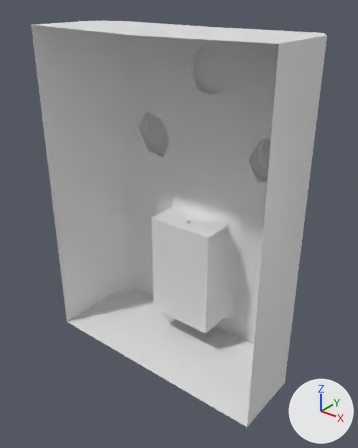
The FBX model AutoSpuiten/Assets/Cumming On Car Game/Luuk's folder/Art/paint dispenser.fbx: old version first, new version second.
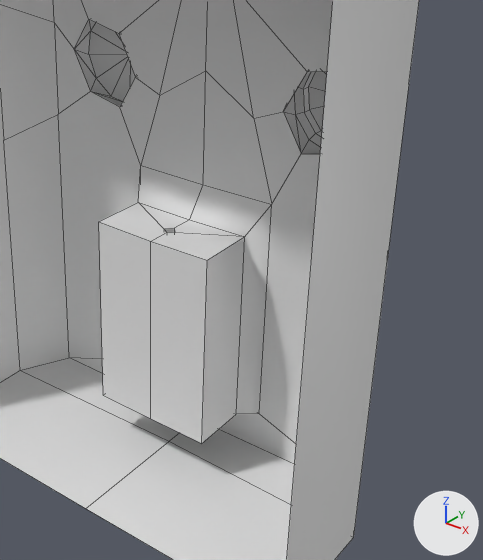
Each version appears first whole from a 50 mm lens placed at (-25.22, -19.167, 2.328), pointed at (-26.27, -17.854, 1.514), and next in a close-up on the part from 28% to 98% of the width and 23% to 88% of the height. Lighting does not change. The marker at lower right points along +X, +Y and +Z. The close-ups show mesh edges as thin lines. Where no turn or scale is listed for an object, it has been applied to the vertices.

Before the edit, the objects in view are built like this:
```python
me_cube_011 = bpy.data.meshes.new('Cube.011')
me_cube_011.from_pydata(...)  # 143 vertices, 184 faces; spans x -0.47..0.47, y -0.32..0.176, z -0.684..0.554
ob_painting_room_001 = bpy.data.objects.new('painting room.001', me_cube_011)
ob_painting_room_001.location = (-26.274, -17.744, 1.647)
```
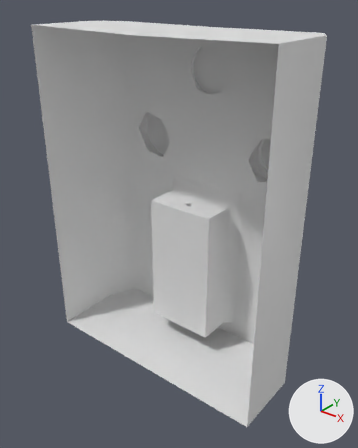
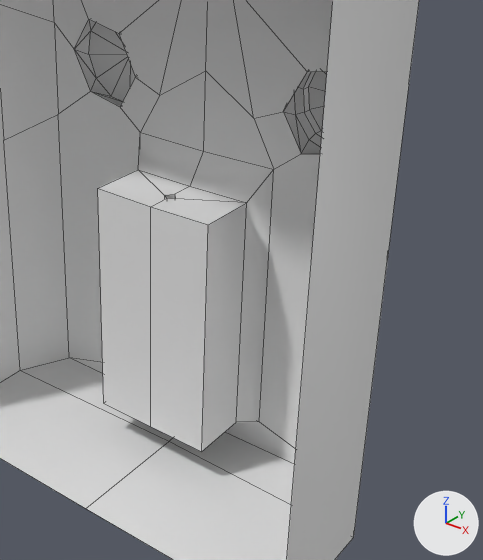
The change, as a diff of the scene's bpy script:
```diff
--- a/AutoSpuiten/Assets/Cumming On Car Game/Luuk's folder/Art/paint dispenser.fbx.py
+++ b/AutoSpuiten/Assets/Cumming On Car Game/Luuk's folder/Art/paint dispenser.fbx.py
@@ me_cube_011 @@
 me_cube_011.from_pydata(...)  # 143 vertices, 184 faces; spans x -0.47..0.47, y -0.32..0.176, z -0.684..0.554
 # used by ob_painting_room_001; location = (-26.274, -17.744, 1.647)
+# me_cube_011 part 1: all 9 vertices in x -0.168..0.168, y -0.106..0.068, z -0.591..-0.582 are moved by (0.0, 0.0, -0.022)
+# me_cube_011 part 2: all 17 vertices in x -0.167..0.167, y -0.106..0.068, z -0.205..-0.086 are moved by (0.0, 0.0, 0.075)
```

Where the change shows, as pixel boxes (x1, y1, x2, y2) in the close-ups (483 x 560 px; the box of a moved part takes in the faces that stretch with it):
part 1 of me_cube_011, moved or reshaped: (58, 92, 320, 464) in both
part 2 of me_cube_011, moved or reshaped: before (99, 71, 301, 260); after (98, 71, 301, 224)
